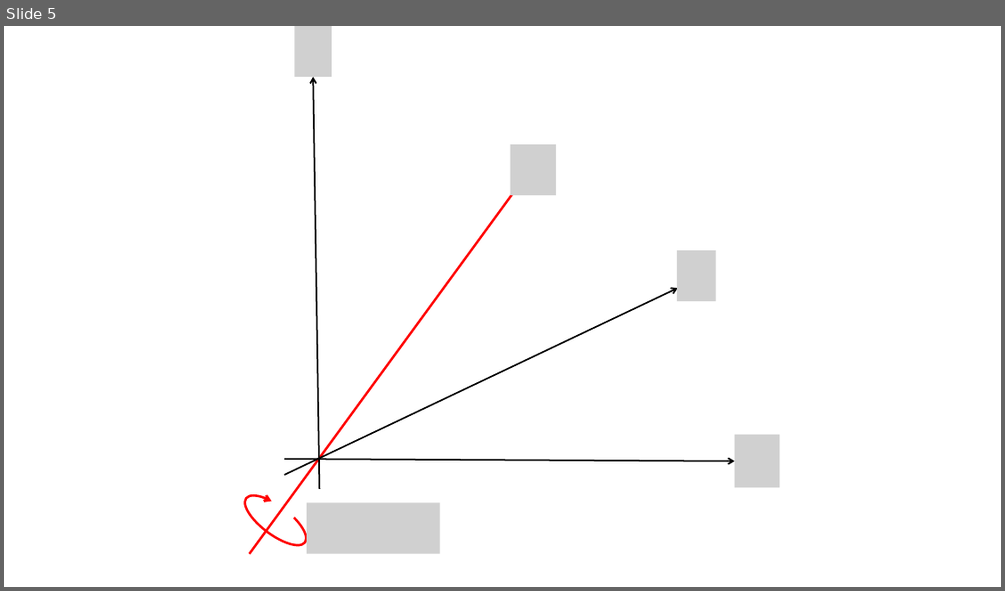
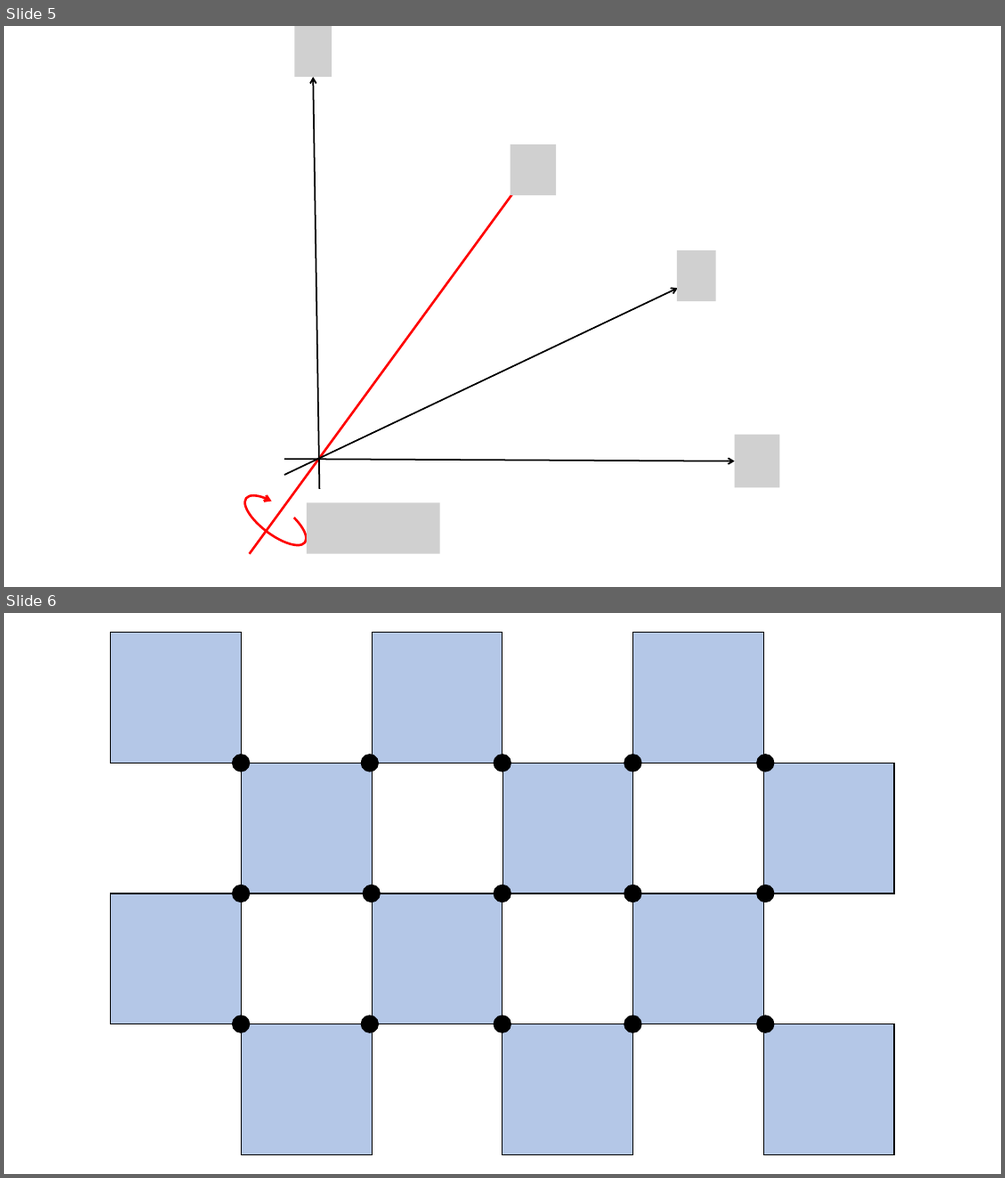
Before and after one commit to Prelly95/Final-Year-Project, a slide deck: Report/Figures.pptx. Shown one above the other, each under a label of ours: slide 5 before the commit, slides 5 and 6 after it. The pictures are 1005x591 and 1005x1178 pixels, drawn with LibreOffice and Linux fonts; fonts in the diff are those of the drawing; grey boxes stand for pictures. Boxes give left, top, right and bottom in pixels: in the first picture for what was removed or moved away, otherwise in the second. Text is boxed around its words. In the diff, an @@ line names an element or a change of style, - is before the commit and + after.

```diff
--- a/Report/Figures.pptx
+++ b/Report/Figures.pptx
@@ slide 6 added at [4, 613, 1001, 1174], background #FFFFFF @@
@@ ellipse added at [232, 755, 250, 771], fill #000000, outline #000000 1 pt @@
@@ ellipse added at [362, 755, 379, 771], fill #000000, outline #000000 1 pt @@
@@ ellipse added at [494, 755, 511, 771], fill #000000, outline #000000 1 pt @@
@@ ellipse added at [624, 755, 642, 771], fill #000000, outline #000000 1 pt @@
@@ ellipse added at [757, 755, 774, 771], fill #000000, outline #000000 1 pt @@
@@ group added at [111, 633, 895, 1155]: 12 rectangles @@
@@ ellipse added at [232, 885, 250, 902], fill #000000, outline #000000 1 pt @@
@@ ellipse added at [363, 885, 380, 902], fill #000000, outline #000000 1 pt @@
@@ ellipse added at [494, 885, 511, 902], fill #000000, outline #000000 1 pt @@
@@ ellipse added at [624, 885, 642, 902], fill #000000, outline #000000 1 pt @@
@@ ellipse added at [757, 885, 774, 902], fill #000000, outline #000000 1 pt @@
@@ ellipse added at [232, 1015, 250, 1032], fill #000000, outline #000000 1 pt @@
@@ ellipse added at [362, 1015, 379, 1032], fill #000000, outline #000000 1 pt @@
@@ ellipse added at [494, 1015, 511, 1032], fill #000000, outline #000000 1 pt @@
@@ ellipse added at [624, 1015, 642, 1032], fill #000000, outline #000000 1 pt @@
@@ ellipse added at [757, 1015, 774, 1032], fill #000000, outline #000000 1 pt @@
```
Also in this commit, not shown: 13 other files.
